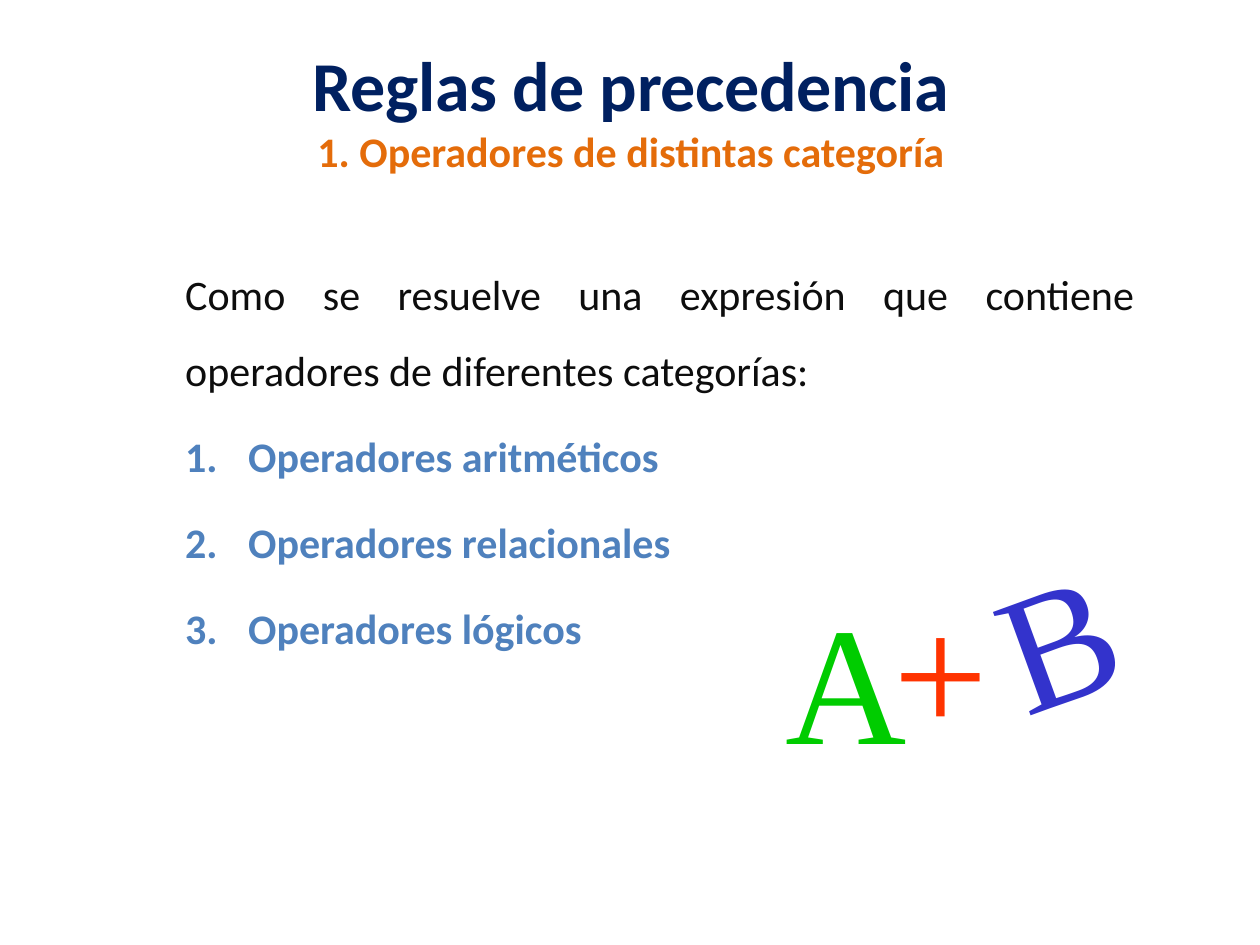
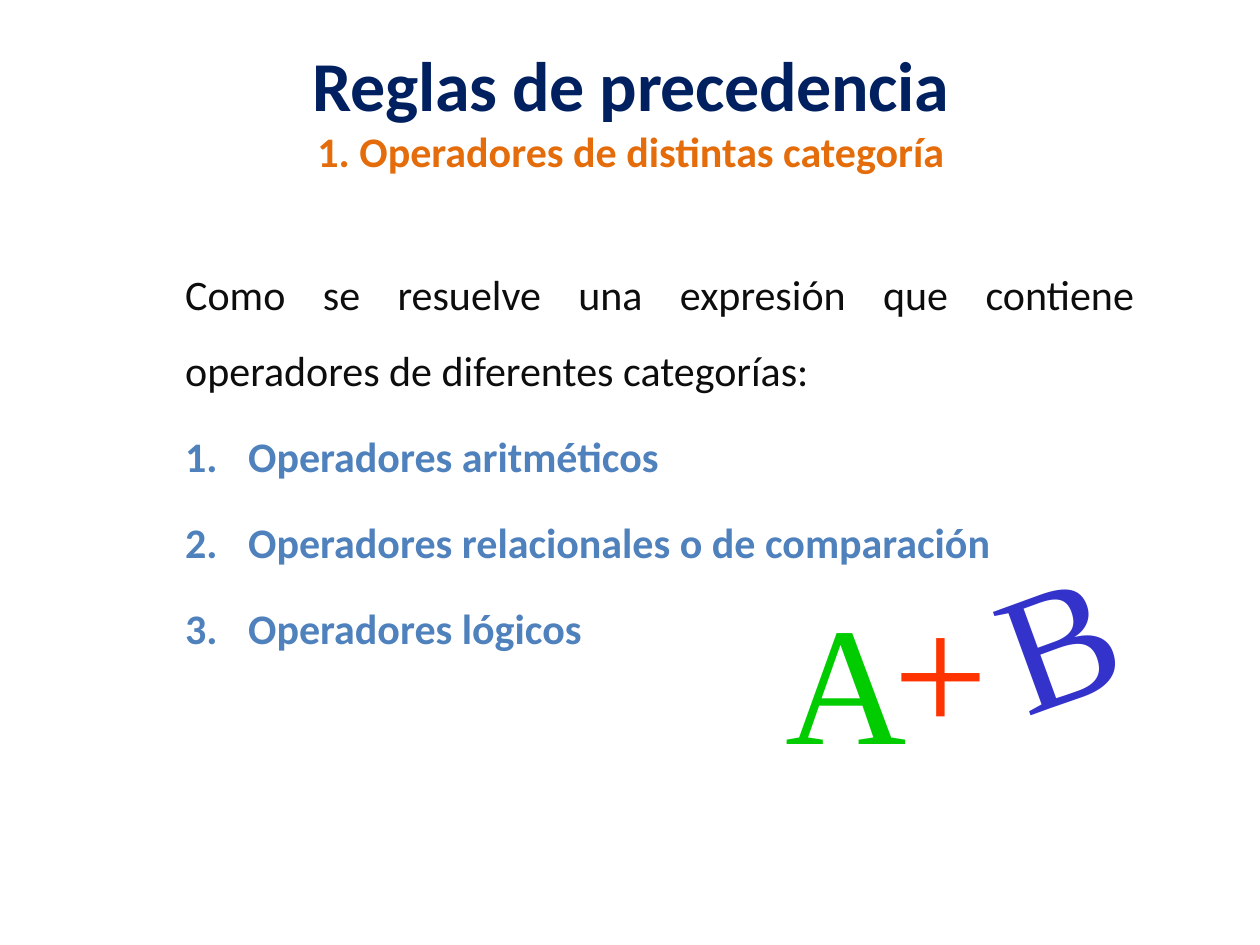
Before and after one commit to lizetheP/Tecnologias, a slide deck: slide 12 of Calendario/Presentaciones/4_Jerarquia.pptx. Drawn at 1260x945 pixels with LibreOffice and Linux fonts; fonts in the diff are those of the drawing. Boxes give left, top, right and bottom in pixels: in the first picture for what was removed or moved away, otherwise in the second. Text is boxed around its words. In the diff, an @@ line names an element or a change of style, - is before the commit and + after.

```diff
--- a/Calendario/Presentaciones/4_Jerarquia.pptx
+++ b/Calendario/Presentaciones/4_Jerarquia.pptx
@@ text at (x1=248, y1=528, x2=990, y2=565): text changed @@
-2. Operadores relacionales
+2. Operadores relacionales o de comparación
```
Also in this commit, not shown: 2 other slides changed, 1 other file.
